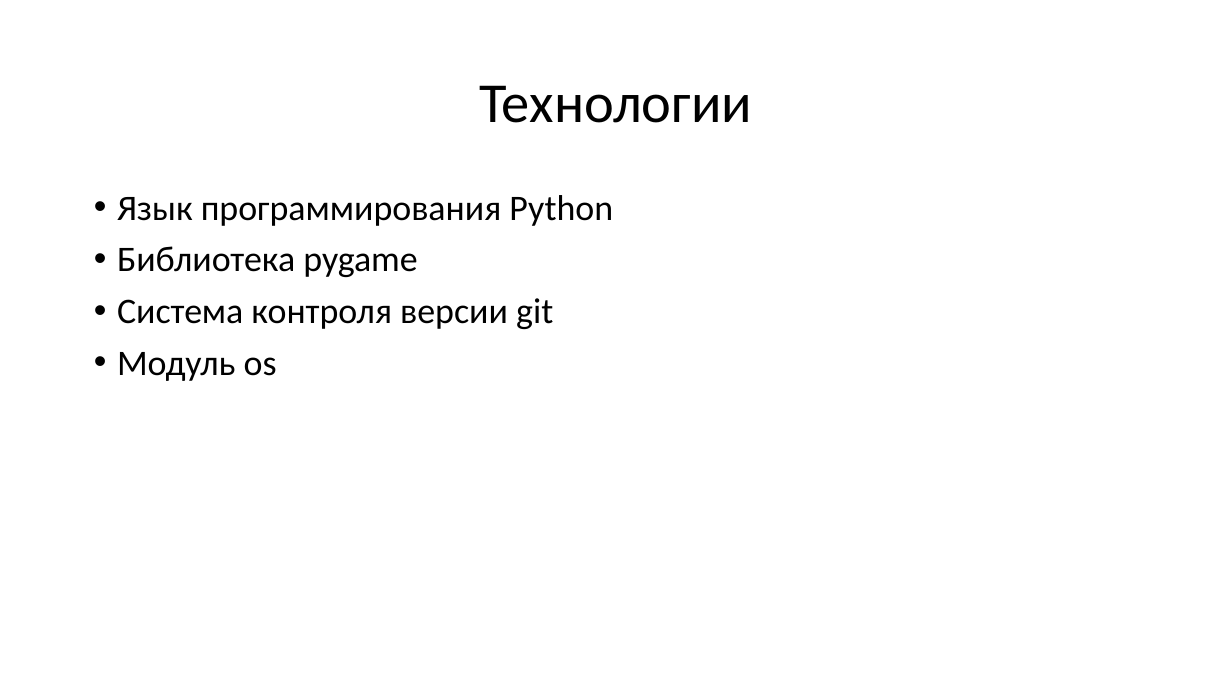
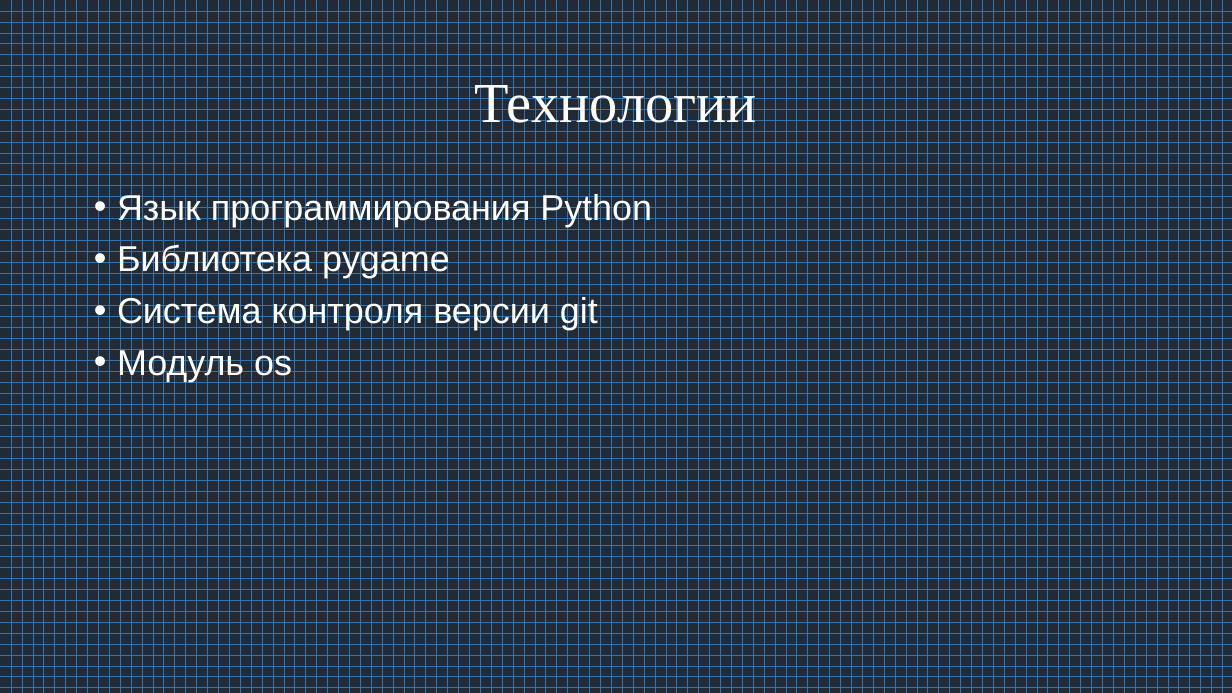
Before and after one commit to hcupakabra/project_E_I_, a slide deck: slide 3 of files/pygame.pptx. Drawn at 1232x693 pixels with LibreOffice and Linux fonts; fonts in the diff are those of the drawing. Boxes give left, top, right and bottom in pixels: in the first picture for what was removed or moved away, otherwise in the second. Text is boxed around its words. In the diff, an @@ line names an element or a change of style, - is before the commit and + after.

```diff
--- a/files/pygame.pptx
+++ b/files/pygame.pptx
@@ background #FFFFFF to pattern #2E75B6 on #222A35 @@
@@ title "Технологии" at <box>475,78,758,133</box>: font Calibri to Times New Roman, text colour #000000 to #FFFFFF @@
@@ text "Язык программирования Python" at <box>117,192,652,382</box>: font Calibri to Arial, text colour #000000 to #FFFFFF @@
```
Also in this commit, not shown: 5 other slides changed.
